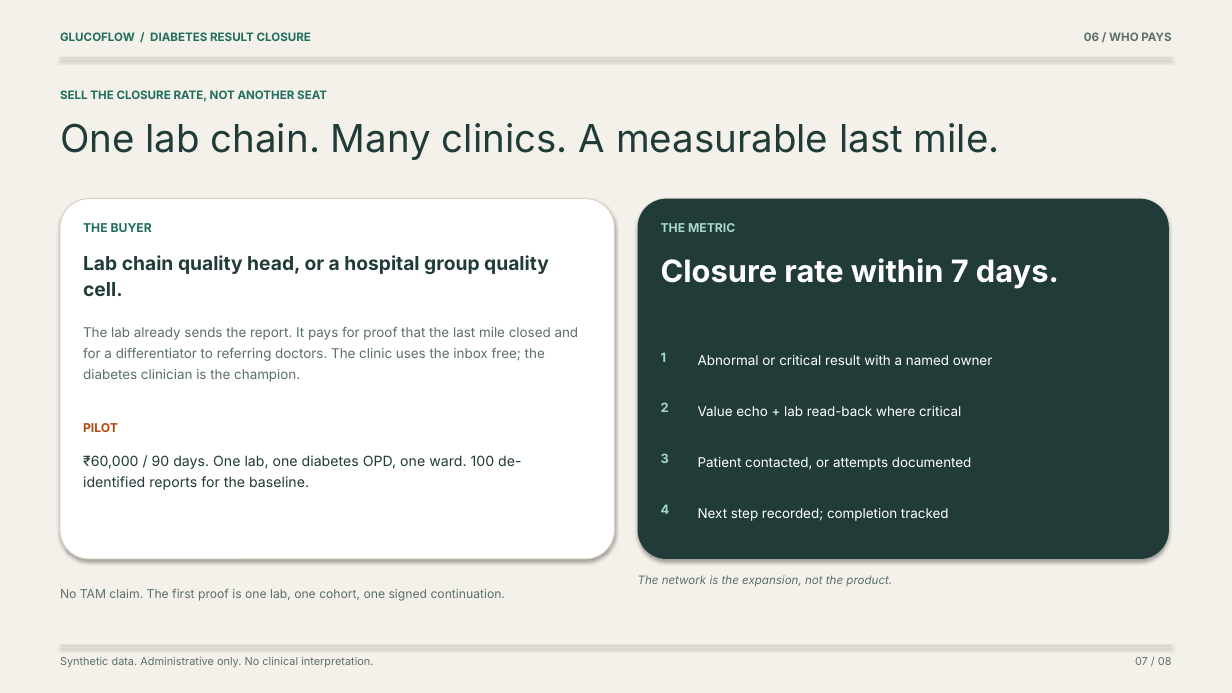
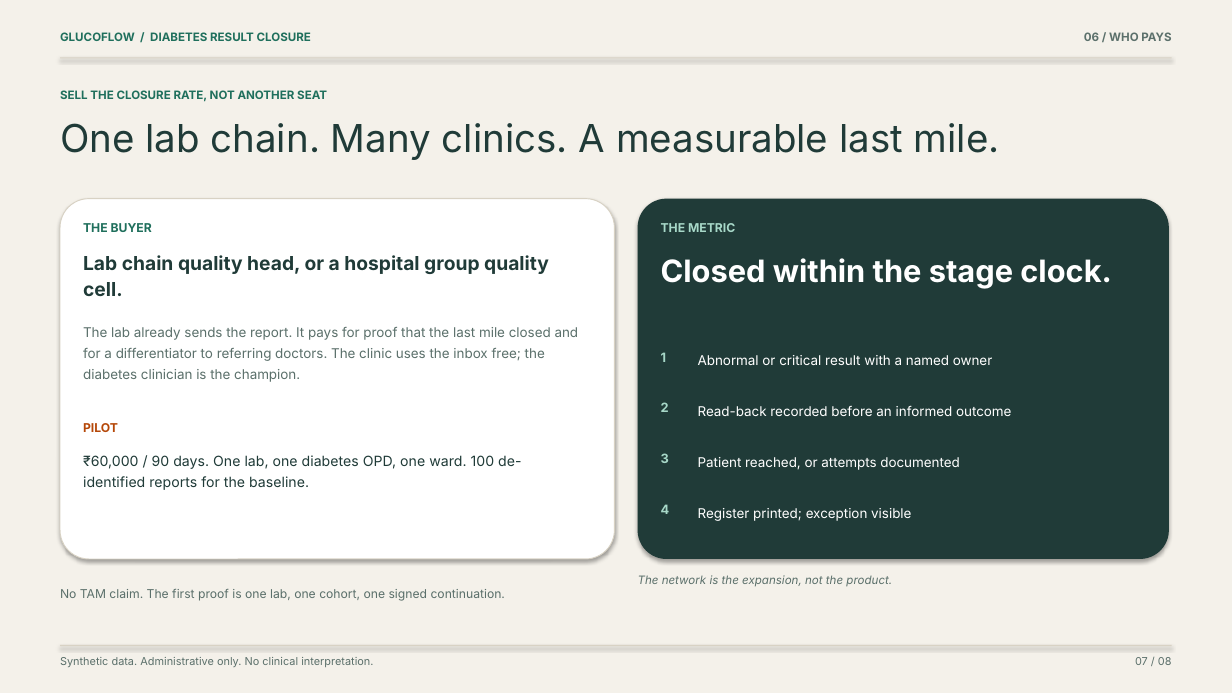
Before and after one commit to wysh3/glucoflow, a slide deck: slide 7 of deliverables/final/Result_Ledger_Deck.pptx. Drawn at 1232x693 pixels with LibreOffice and Linux fonts; fonts in the diff are those of the drawing. Boxes give left, top, right and bottom in pixels: in the first picture for what was removed or moved away, otherwise in the second. Text is boxed around its words. In the diff, an @@ line names an element or a change of style, - is before the commit and + after.

Commit message:
docs: rebuild the deck and brief around the four-surface product
Update both documents to the one-tap line, nurse read-back, desk hold and
quality register. Refresh the test counts, the evidence page, the demo script,
the judge QA and the submission answers.

```diff
--- a/deliverables/final/Result_Ledger_Deck.pptx
+++ b/deliverables/final/Result_Ledger_Deck.pptx
@@ text at bbox=[661, 258, 1112, 288]: text changed @@
-Closure rate within 7 days.
+Closed within the stage clock.
@@ text at bbox=[698, 405, 1011, 416]: text changed @@
-Value echo + lab read-back where critical
+Read-back recorded before an informed outcome
@@ text at bbox=[698, 457, 960, 470]: text changed @@
-Patient contacted, or attempts documented
+Patient reached, or attempts documented
@@ text at bbox=[698, 508, 911, 521]: text changed @@
-Next step recorded; completion tracked
+Register printed; exception visible
```
Also in this commit, not shown: 6 other slides changed, 10 other files.
